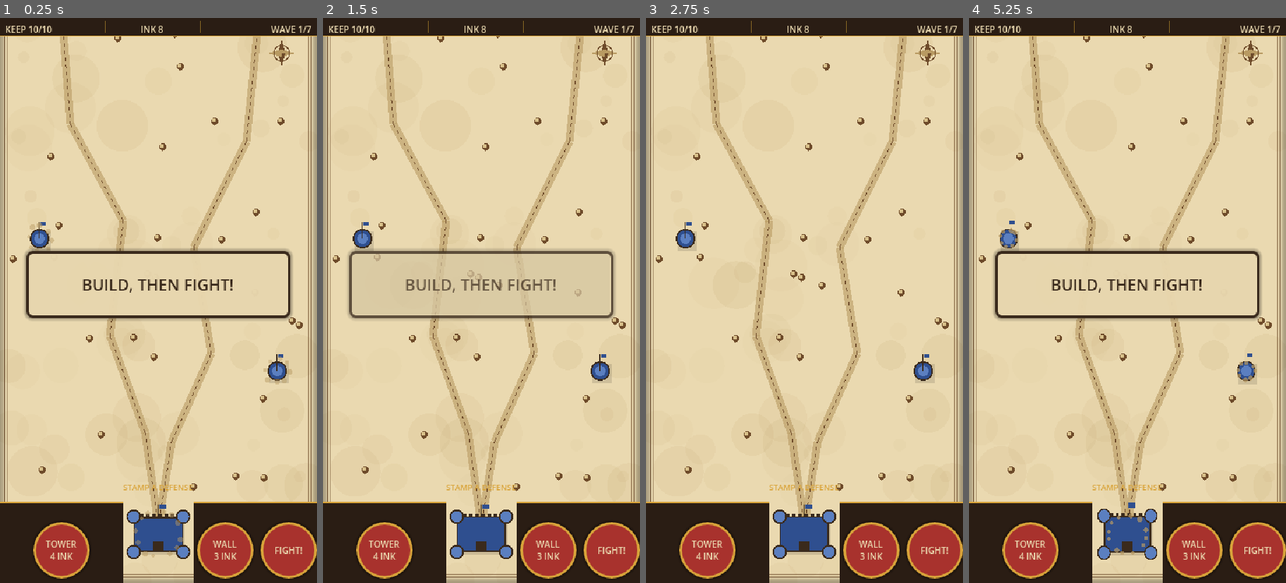
Above: before the commit, frames 1-4 (left to right).
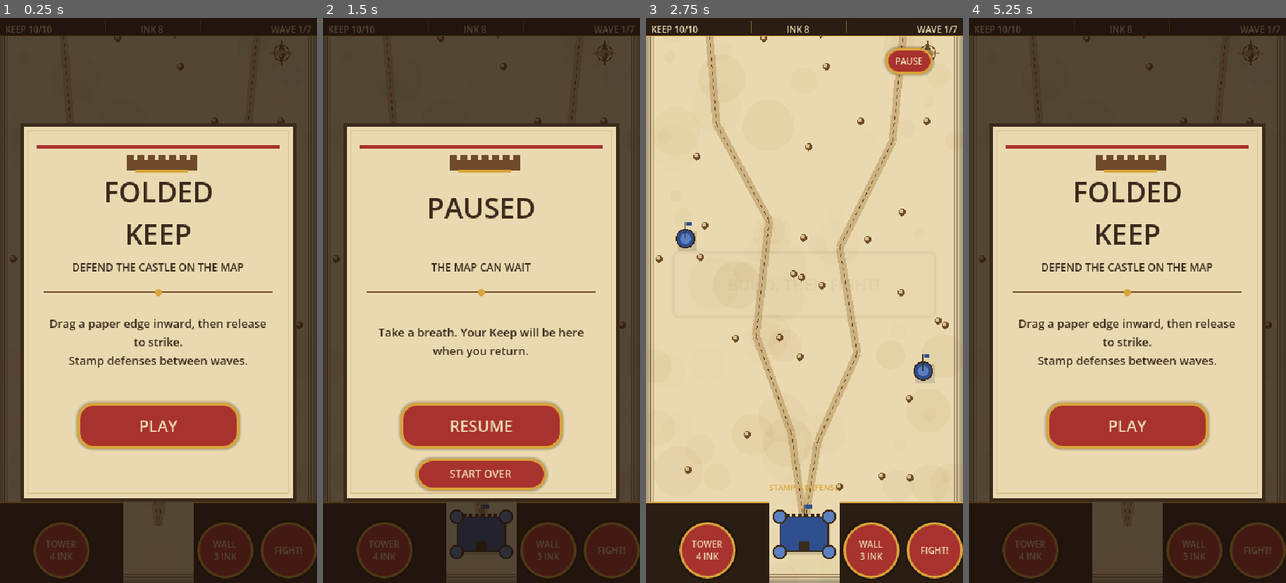
Above: after the commit, the same moments.

Repository: vortechU/folded-keep
Game: Godot game, scene res://scenes/main.tscn
The game is run twice, just before and just after one commit, with the same random seed, the same clock (stepped at 60 frames per second) and the same inputs.
Inputs (mouse positions are in pixels of both pictures, inside the frame that each line leads up to):
- Up to frame 1 (0.25 s): no input
- Up to frame 2 (1.5 s): click (481, 424) at 0.5 s, where only the run after the commit has a clickable "PLAY"; click (586, 63) at 1.25 s, where only the run after the commit has a clickable "PAUSE"
- Up to frame 3 (2.75 s): click (804, 424) at 2 s, where only the run after the commit has a clickable "RESUME"
- Up to frame 4 (5.25 s): click "TOWER 4 INK" at 2.75 s; click "WALL 3 INK" at 3.5 s; click "FIGHT!" at 4.25 s; tap Enter at 5 s; move the mouse to (1197, 272) at 5.02 s; tap R at 5.1 s; click (1197, 272) at 5.17 s

The runs differ from the first frame. In frame 1, 48% of the frame differs, in the area x 0-100%, y 0-100%; in frame 2, 49%; in frame 3, 0.7%; in frame 4, 48%.

Commit message:
Task #9: main menu, pause, victory/defeat screens (Codex); review fixes: restart skips the menu, shorter banner
Co-Authored-By: Claude Opus 5.5 <noreply@anthropic.com>

Diff:
--- /dev/null
+++ b/scenes/ui/game_screens.tscn
@@ -0,0 +1,11 @@
+[gd_scene load_steps=2 format=3]
+
+[ext_resource type="Script" path="res://scripts/ui/game_screens.gd" id="1_screens"]
+
+[node name="GameScreens" type="Control"]
+layout_mode = 3
+anchors_preset = 15
+anchor_right = 1.0
+anchor_bottom = 1.0
+mouse_filter = 2
+script = ExtResource("1_screens")
--- /dev/null
+++ b/scripts/ui/game_screens.gd
@@ -0,0 +1,185 @@
+extends Control
+## Main, pause, and end screens. Gameplay requests go through Events.
+
+const PAPER := Color("#EAD9B0")
+const PAPER_SHADE := Color("#D8C08A")
+const INK := Color("#3A2A1C")
+const SEPIA := Color("#6E4B2A")
+const GOLD := Color("#D9A43A")
+const WAX := Color("#A8322D")
+const WAX_LIT := Color("#C64B3D")
+const WAX_DARK := Color("#75231F")
+
+## Survives reload_current_scene() (the script instance is new, but the class stays
+## loaded), so a restart can skip straight back into play instead of re-showing the menu.
+static var _skip_menu_on_ready := false
+
+var _screen := "menu"
+var _wave := 1
+var _total_waves := 7
+var _keep_hp := 10
+var _keep_max_hp := 10
+var _pause_button: Button
+var _title: Label
+var _subtitle: Label
+var _body: Label
+var _primary: Button
+var _secondary: Button
+
+
+func _ready() -> void:
+	process_mode = Node.PROCESS_MODE_ALWAYS
+	set_anchors_preset(Control.PRESET_FULL_RECT)
+	_pause_button = _button("PAUSE", Vector2(272, 34), Vector2(54, 30), 10)
+	_pause_button.pressed.connect(_pause_game)
+	_title = _label(Vector2(42, 174), Vector2(276, 82), 32)
+	_subtitle = _label(Vector2(48, 265), Vector2(264, 36), 12)
+	_body = _label(Vector2(48, 324), Vector2(264, 86), 13)
+	_body.autowrap_mode = TextServer.AUTOWRAP_WORD_SMART
+	_primary = _button("PLAY", Vector2(88, 436), Vector2(184, 52), 18)
+	_primary.pressed.connect(_on_primary_pressed)
+	_secondary = _button("", Vector2(106, 499), Vector2(148, 36), 12)
+	_secondary.pressed.connect(_restart_game)
+	Events.phase_changed.connect(_on_phase_changed)
+	Events.wave_changed.connect(func(wave: int, total: int) -> void:
+		_wave = wave
+		_total_waves = total
+	)
+	Events.keep_hp_changed.connect(func(hp: int, max_hp: int) -> void:
+		_keep_hp = hp
+		_keep_max_hp = max_hp
+	)
+	# The gameplay capture path must enter play without a pointer press.
+	for arg in OS.get_cmdline_user_args():
+		if arg.begins_with("--autotest="):
+			_set_screen("")
+			return
+	if _skip_menu_on_ready:
+		# Reloaded after a restart request: go straight back into play instead of
+		# showing the menu again, which reads as broken after a fresh Keep HP reset.
+		_skip_menu_on_ready = false
+		_set_screen("")
+		get_tree().paused = false
+		return
+	_set_screen("menu")
+	get_tree().paused = true
+
+
+func _draw() -> void:
+	if _screen == "":
+		return
+	draw_rect(Rect2(Vector2.ZERO, Vector2(360, 640)), Color(0.12, 0.07, 0.04, 0.74))
+	draw_rect(Rect2(23, 119, 314, 429), INK)
+	draw_rect(Rect2(27, 123, 306, 421), PAPER)
+	draw_rect(Rect2(32, 128, 296, 411), PAPER_SHADE, false, 1.0)
+	draw_rect(Rect2(42, 144, 276, 4), WAX)
+	draw_line(Vector2(50, 311), Vector2(310, 311), SEPIA, 1.0)
+	draw_circle(Vector2(180, 311), 4.0, GOLD)
+	# Simple battlements make the menu feel printed in the same ink as the map.
+	for i in 7:
+		var x := 144.0 + float(i) * 12.0
+		draw_rect(Rect2(x, 155, 8, 7), SEPIA)
+	draw_rect(Rect2(144, 161, 80, 12), SEPIA)
+	draw_rect(Rect2(154, 172, 60, 3), GOLD)
+
+
+func _label(pos: Vector2, label_size: Vector2, font_size: int) -> Label:
+	var label := Label.new()
+	label.position = pos
+	label.size = label_size
+	label.horizontal_alignment = HORIZONTAL_ALIGNMENT_CENTER
+	label.vertical_alignment = VERTICAL_ALIGNMENT_CENTER
+	label.mouse_filter = Control.MOUSE_FILTER_IGNORE
+	label.add_theme_font_size_override("font_size", font_size)
+	label.add_theme_color_override("font_color", INK)
+	add_child(label)
+	return label
+
+
+func _button(caption: String, pos: Vector2, button_size: Vector2, font_size: int) -> Button:
+	var button := Button.new()
+	button.position = pos
+	button.size = button_size
+	button.text = caption
+	button.mouse_filter = Control.MOUSE_FILTER_STOP
+	button.add_theme_font_size_override("font_size", font_size)
+	button.add_theme_color_override("font_color", PAPER)
+	button.add_theme_color_override("font_hover_color", PAPER)
+	button.add_theme_color_override("font_pressed_color", PAPER)
+	button.add_theme_stylebox_override("normal", _button_style(WAX, GOLD))
+	button.add_theme_stylebox_override("hover", _button_style(WAX_LIT, PAPER))
+	button.add_theme_stylebox_override("pressed", _button_style(WAX_DARK, GOLD))
+	button.add_theme_stylebox_override("focus", _button_style(WAX_LIT, PAPER))
+	add_child(button)
+	return button
+
+
+func _button_style(fill: Color, border: Color) -> StyleBoxFlat:
+	var style := StyleBoxFlat.new()
+	style.bg_color = fill
+	style.border_color = border
+	style.set_border_width_all(3)
+	style.set_corner_radius_all(18)
+	style.shadow_color = Color(0, 0, 0, 0.25)
+	style.shadow_size = 3
+	return style
+
+
+func _set_screen(screen: String) -> void:
+	_screen = screen
+	var showing_panel := screen != ""
+	mouse_filter = Control.MOUSE_FILTER_STOP if showing_panel else Control.MOUSE_FILTER_IGNORE
+	_pause_button.visible = not showing_panel
+	_title.visible = showing_panel
+	_subtitle.visible = showing_panel
+	_body.visible = showing_panel
+	_primary.visible = showing_panel
+	_secondary.visible = screen == "pause"
+	match screen:
+		"menu":
+			_title.text = "FOLDED\nKEEP"
+			_subtitle.text = "DEFEND THE CASTLE ON THE MAP"
+			_body.text = "Drag a paper edge inward, then release to strike.\nStamp defenses between waves."
+			_primary.text = "PLAY"
+		"pause":
+			_title.text = "PAUSED"
+			_subtitle.text = "THE MAP CAN WAIT"
+			_body.text = "Take a breath. Your Keep will be here when you return."
+			_primary.text = "RESUME"
+			_secondary.text = "START OVER"
+		"victory":
+			_title.text = "VICTORY!"
+			_subtitle.text = "THE KEEP STILL STANDS"
+			_body.text = "All %d waves repelled.\nKeep strength: %d/%d" % [_total_waves, _keep_hp, _keep_max_hp]
+			_primary.text = "PLAY AGAIN"
+		"defeat":
+			_title.text = "DEFEAT"
+			_subtitle.text = "THE KEEP HAS FALLEN"
+			_body.text = "Reached wave %d of %d.\nThe map is ready for another try." % [_wave, _total_waves]
+			_primary.text = "TRY AGAIN"
+	queue_redraw()
+
+
+func _on_phase_changed(phase: String) -> void:
+	if phase == "victory" or phase == "defeat":
+		_set_screen(phase)
+		get_tree().paused = true
+
+
+func _pause_game() -> void:
+	_set_screen("pause")
+	get_tree().paused = true
+
+
+func _on_primary_pressed() -> void:
+	if _screen == "menu" or _screen == "pause":
+		_set_screen("")
+		get_tree().paused = false
+	else:
+		_restart_game()
+
+
+func _restart_game() -> void:
+	_skip_menu_on_ready = true
+	get_tree().paused = false
+	Events.restart_requested.emit()
--- a/scripts/ui/hud.gd
+++ b/scripts/ui/hud.gd
@@ -1,5 +1,7 @@
 extends Control
 ## Parchment HUD. Gameplay state and requests pass exclusively through Events.
+
+const ScreensScene := preload("res://scenes/ui/game_screens.tscn")
 
 const PANEL := Color("#2A1D14")
 const WAX := Color("#A8322D")
@@ -52,6 +54,7 @@
 	Events.phase_changed.connect(_on_phase_changed)
 	Events.banner.connect(_show_banner)
 	_refresh()
+	add_child(ScreensScene.instantiate())
 
 
 func _draw() -> void:
@@ -195,6 +198,6 @@
 	if message.contains("\n"):
 		return
 	_banner_tween = create_tween()
-	_banner_tween.tween_interval(1.4)
+	_banner_tween.tween_interval(1.1)
 	_banner_tween.tween_property(_banner_panel, "modulate:a", 0.0, 0.35)
 	_banner_tween.tween_callback(func() -> void: _banner_panel.visible = false)
Not shown, added: scripts/ui/game_screens.gd.uid
Not shown, changed: TASKS.md
